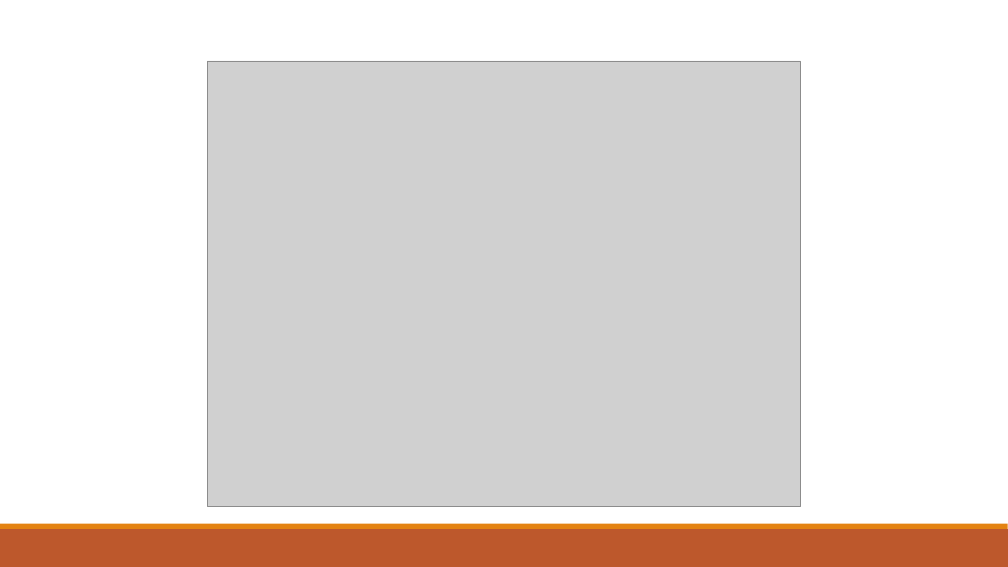
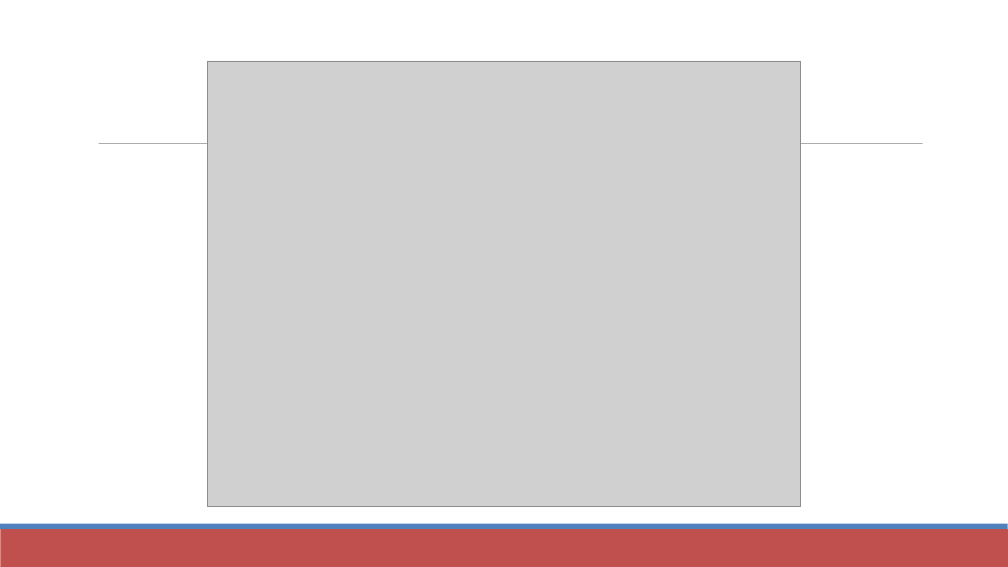
Before and after one commit to Frede9/Star-Voting, a slide deck: slide 3 of Star-Voting.pptx. Drawn at 1008x567 pixels with LibreOffice and Linux fonts; fonts in the diff are those of the drawing; grey boxes stand for pictures. Boxes give left, top, right and bottom in pixels: in the first picture for what was removed or moved away, otherwise in the second. Text is boxed around its words. In the diff, an @@ line names an element or a change of style, - is before the commit and + after.

```diff
--- a/Star-Voting.pptx
+++ b/Star-Voting.pptx
@@ line added from (99, 144) to (923, 144), #808080 0.51 pt @@
@@ rectangle at (0,529,1008,567): fill #BD582C to #C0504D @@
@@ rectangle at (0,524,1008,529): fill #E48312 to #4F81BD @@
```
Also in this commit, not shown: 10 other slides changed.
